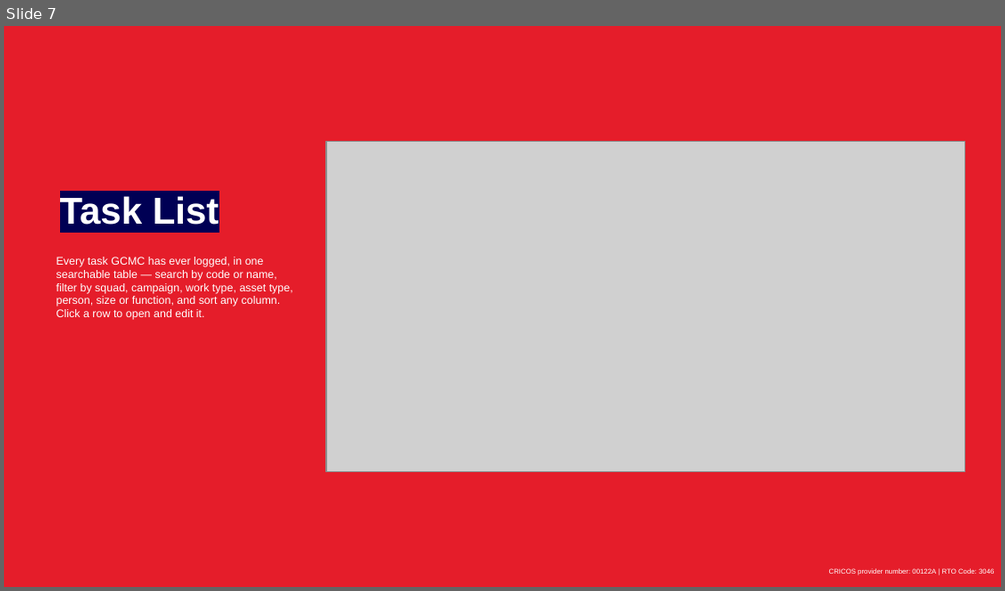
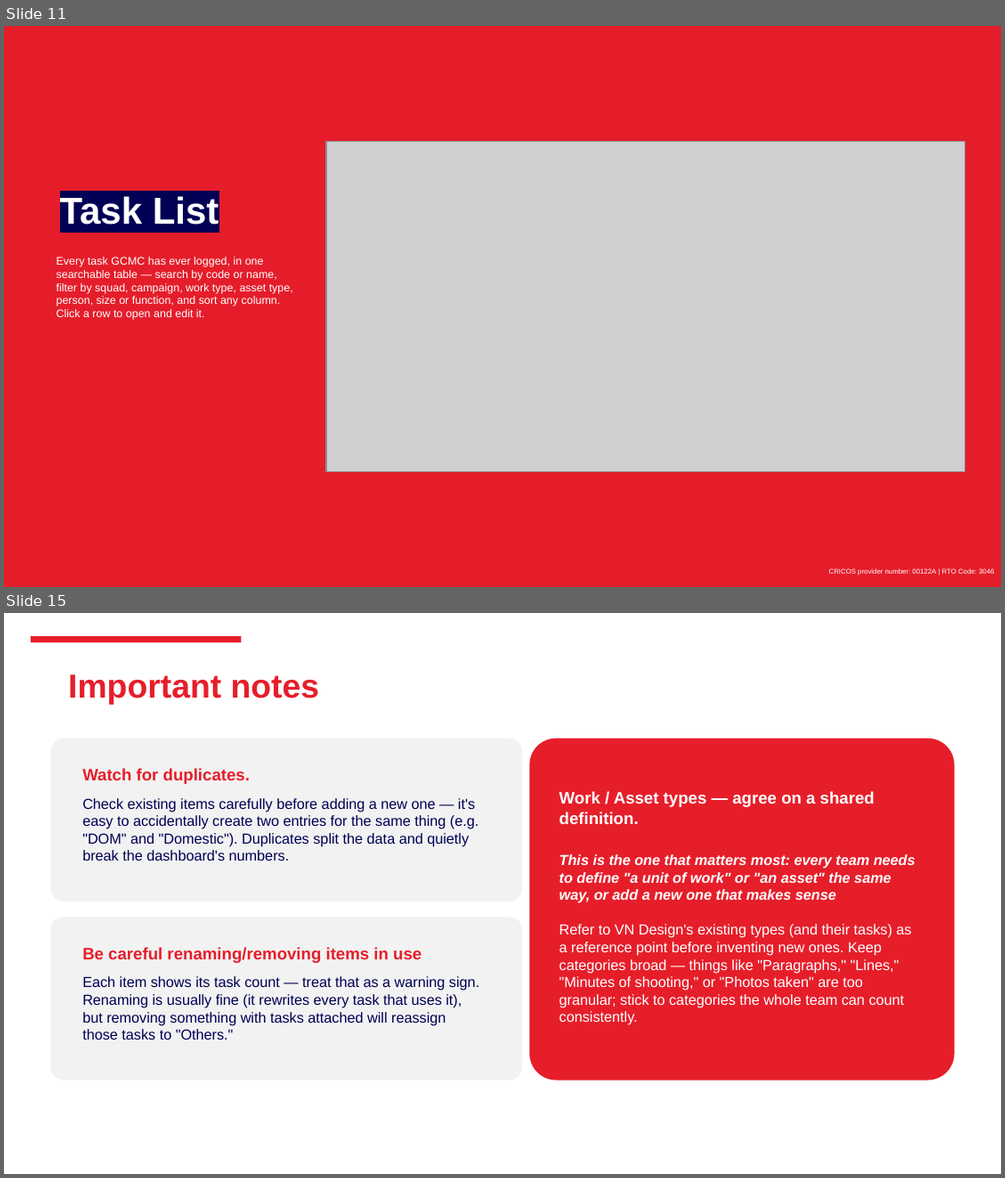
Before and after one commit to westmere7/Mel_WorkloadReport, a slide deck: Docs/Workload Report User Guide.pptx. Shown one above the other, each under a label of ours: slide 7 before the commit, slides 11 and 15 after it; the slides between them are not shown. The pictures are 1005x591 and 1005x1178 pixels, drawn with LibreOffice and Linux fonts; fonts in the diff are those of the drawing; grey boxes stand for pictures; background and template pictures are left out. Boxes give left, top, right and bottom in pixels: in the first picture for what was removed or moved away, otherwise in the second. Text is boxed around its words. In the diff, an @@ line names an element or a change of style, - is before the commit and + after.

```diff
--- a/Docs/Workload Report User Guide.pptx
+++ b/Docs/Workload Report User Guide.pptx
@@ slide 15 added at [4,613,1001,1174], background #FFFFFF @@
@@ freeform shape added at [31,636,242,641], fill #E61E2A @@
@@ text added at [68,674,320,705], 24 pt, text #E61E2A, bold @@
+Important notes
@@ rounded rectangle added at [51,738,522,902], fill #F2F2F2 @@
@@ rounded rectangle added at [529,738,954,1080], fill #E61E2A @@
@@ text added at [82,768,250,784], 12 pt, text #E61E2A, bold @@
+Watch for duplicates.
@@ text added at [82,798,478,860], 10.5 pt, text #000054 @@
+Check existing items carefully before adding a new one — it's easy to accidentally create two entries for the same thing (e.g. "DOM" and "Domestic"). Duplicates split the data and quietly break the dashboard's numbers.
@@ text added at [559,791,874,824], 12 pt, text #FFFFFF, bold @@
+Work / Asset types — agree on a shared definition.
@@ text added at [559,854,915,1025], 10.5 pt, text #FFFFFF @@
+This is the one that matters most: every team needs to define "a unit of work" or "an asset" the same way, or add a new one that makes sense
+Refer to VN Design's existing types (and their tasks) as a reference point before inventing new ones. Keep categories broad — things like "Paragraphs," "Lines," "Minutes of shooting," or "Photos taken" are too granular; stick to categories the whole team can count consistently.
@@ rounded rectangle added at [51,917,522,1080], fill #F2F2F2 @@
@@ text added at [82,947,421,963], 12 pt, text #E61E2A, bold @@
+Be careful renaming/removing items in use
@@ text added at [82,976,479,1039], 10.5 pt, text #000054 @@
+Each item shows its task count — treat that as a warning sign. Renaming is usually fine (it rewrites every task that uses it), but removing something with tasks attached will reassign those tasks to "Others."
@@ what was slide 7 is now slide 11 @@
```
Also in this commit, not shown: 6 slides changed, 9 other slides added, 5 slides removed.
